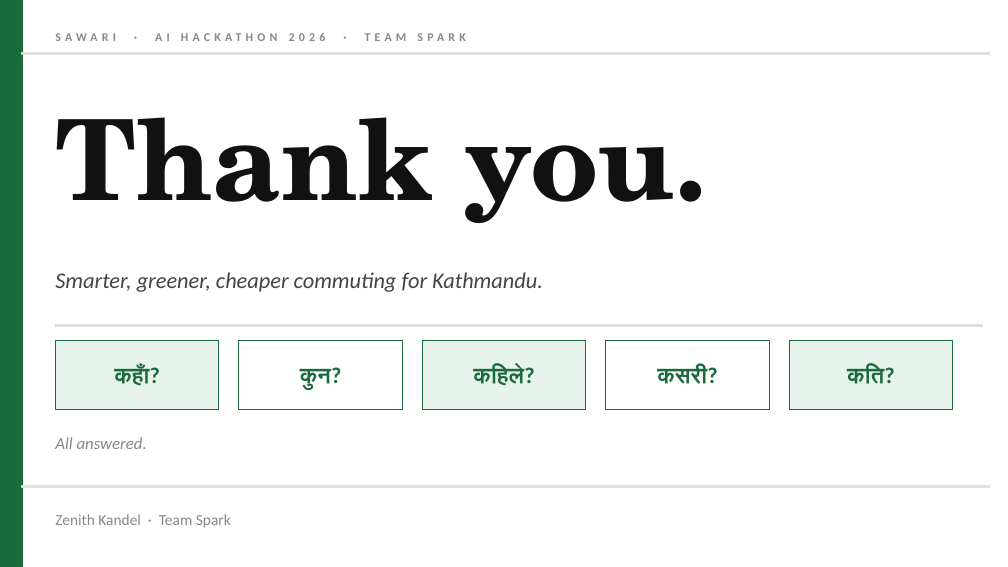
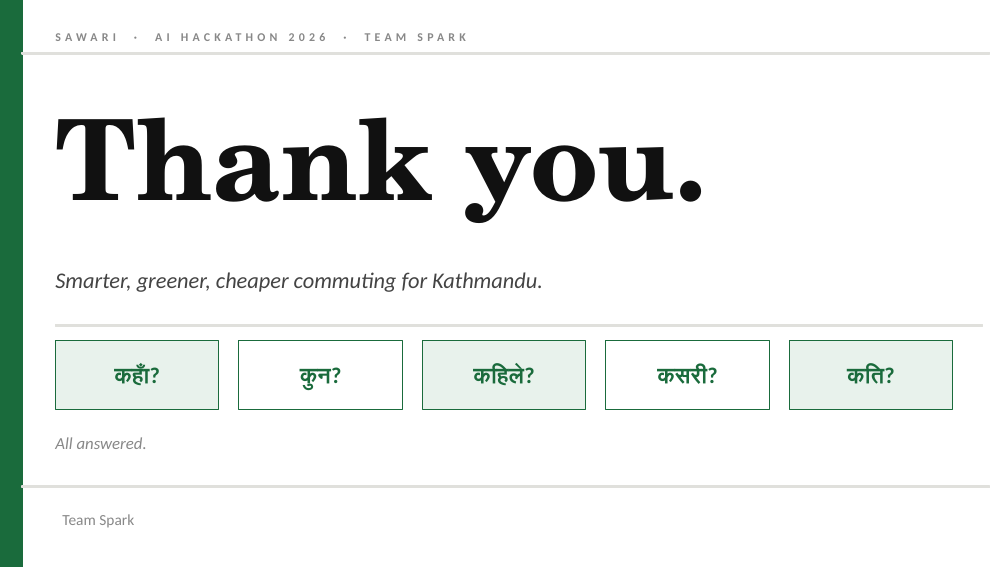
Before and after one commit to esp-sakshyam/Ai-Hackathon-team-spark-, a slide deck: slide 6 of sawari_v3.pptx. Drawn at 1008x567 pixels with LibreOffice and Linux fonts; fonts in the diff are those of the drawing. Boxes give left, top, right and bottom in pixels: in the first picture for what was removed or moved away, otherwise in the second. Text is boxed around its words. In the diff, an @@ line names an element or a change of style, - is before the commit and + after.

```diff
--- a/sawari_v3.pptx
+++ b/sawari_v3.pptx
@@ text at bbox=[62, 514, 134, 527]: text changed @@
-Zenith Kandel · Team Spark
+Team Spark
```
Also in this commit, not shown: 3 other slides changed.
